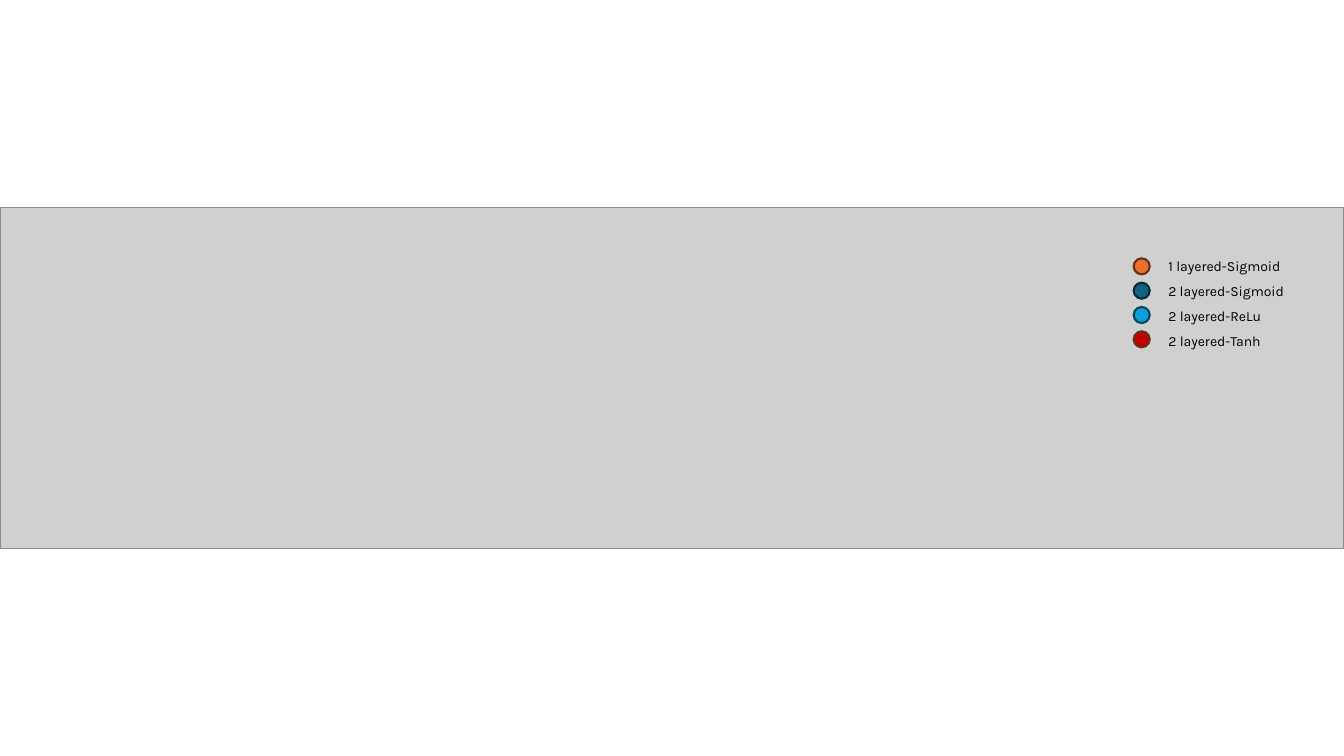
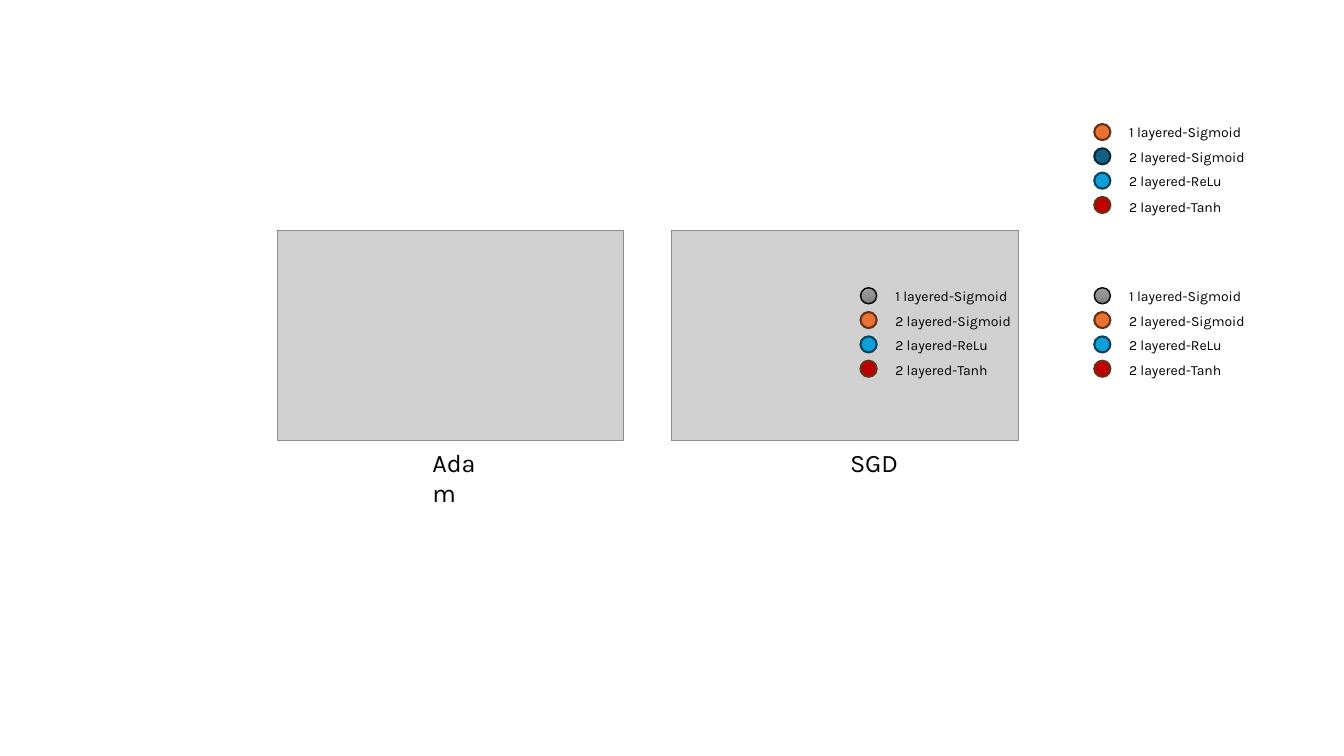
Before and after one commit to Murdock135/neural-nets-at-mizzou, a slide deck: slide 4 of ECE_8770/project_1/report/figs/Architectures.pptx (slide 3 before the commit). Drawn at 1344x756 pixels with LibreOffice and Linux fonts; fonts in the diff are those of the drawing; grey boxes stand for pictures. Boxes give left, top, right and bottom in pixels: in the first picture for what was removed or moved away, otherwise in the second. Text is boxed around its words. In the diff, an @@ line names an element or a change of style, - is before the commit and + after.

```diff
--- a/ECE_8770/project_1/report/figs/Architectures.pptx
+++ b/ECE_8770/project_1/report/figs/Architectures.pptx
@@ picture removed at [0,208,1344,548] @@
@@ group added at [1095,124,1244,216]: 4 ellipses, 4 texts @@
+1 layered-Sigmoid
+2 layered-Sigmoid
+2 layered-ReLu
+2 layered-Tanh
@@ ellipse: place and size @@
-ellipse at [1134,282,1150,298]
+ellipse at [1095,287,1111,303]
@@ ellipse at [1095,287,1111,303]: fill #156082 to gradient #9D9D9D to #909090 to #7C7C7C; outline #092A39 1.5 pt to #000000 1 pt @@
@@ ellipse: place and size @@
-ellipse at [1134,258,1150,274]
+ellipse at [1095,313,1111,329]
@@ 4 texts, 2 ellipses: place and size @@
-4 texts, 2 ellipses at [1134,261,1284,350]
+4 texts, 2 ellipses at [1095,291,1244,379]
@@ group added at [277,231,1019,483]: 6 texts, 4 ellipses, 2 pictures @@
+1 layered-Sigmoid
+2 layered-Sigmoid
+2 layered-ReLu
+2 layered-Tanh
+Adam
+SGD
```
Also in this commit, not shown: 3 slides added, 26 other files.
